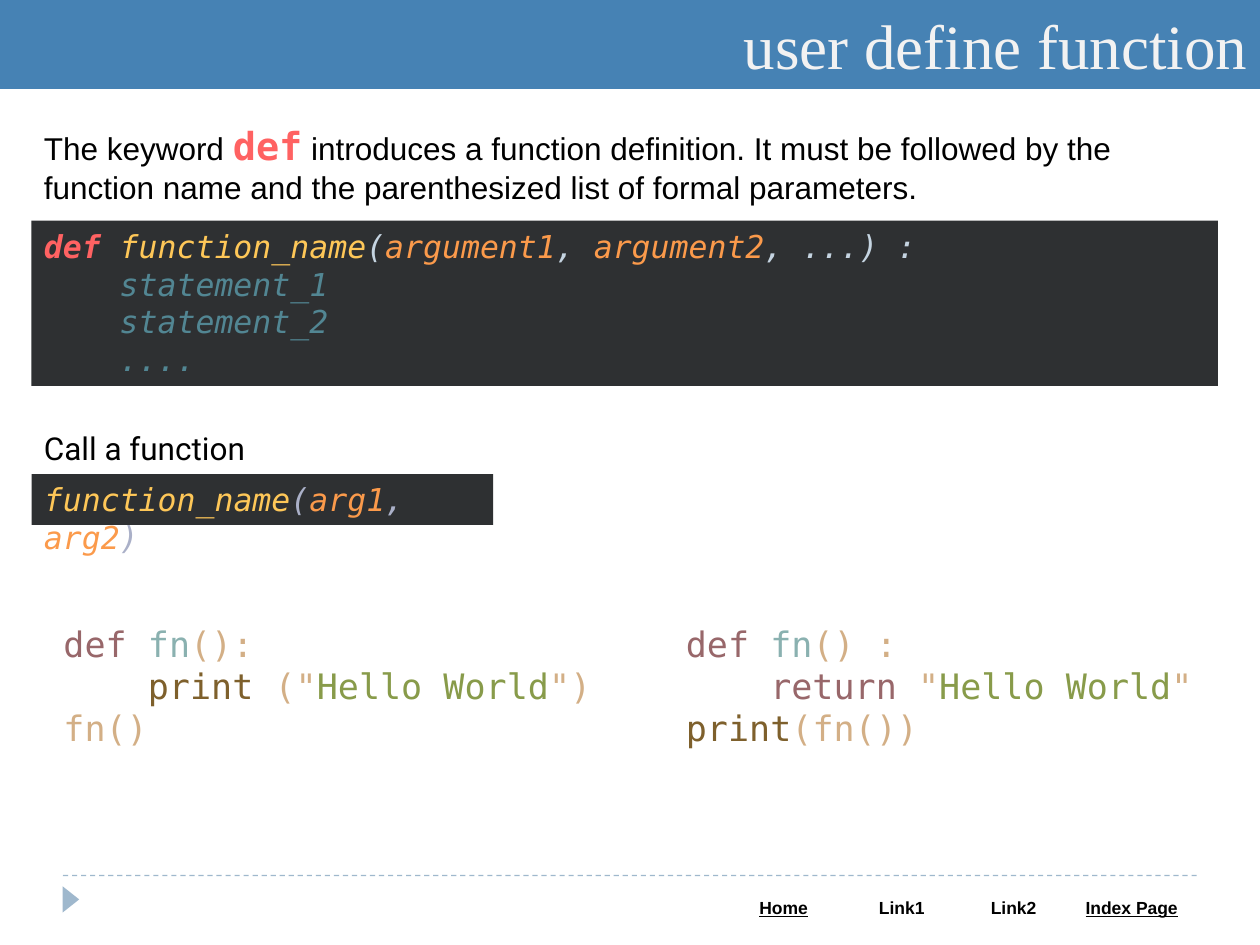
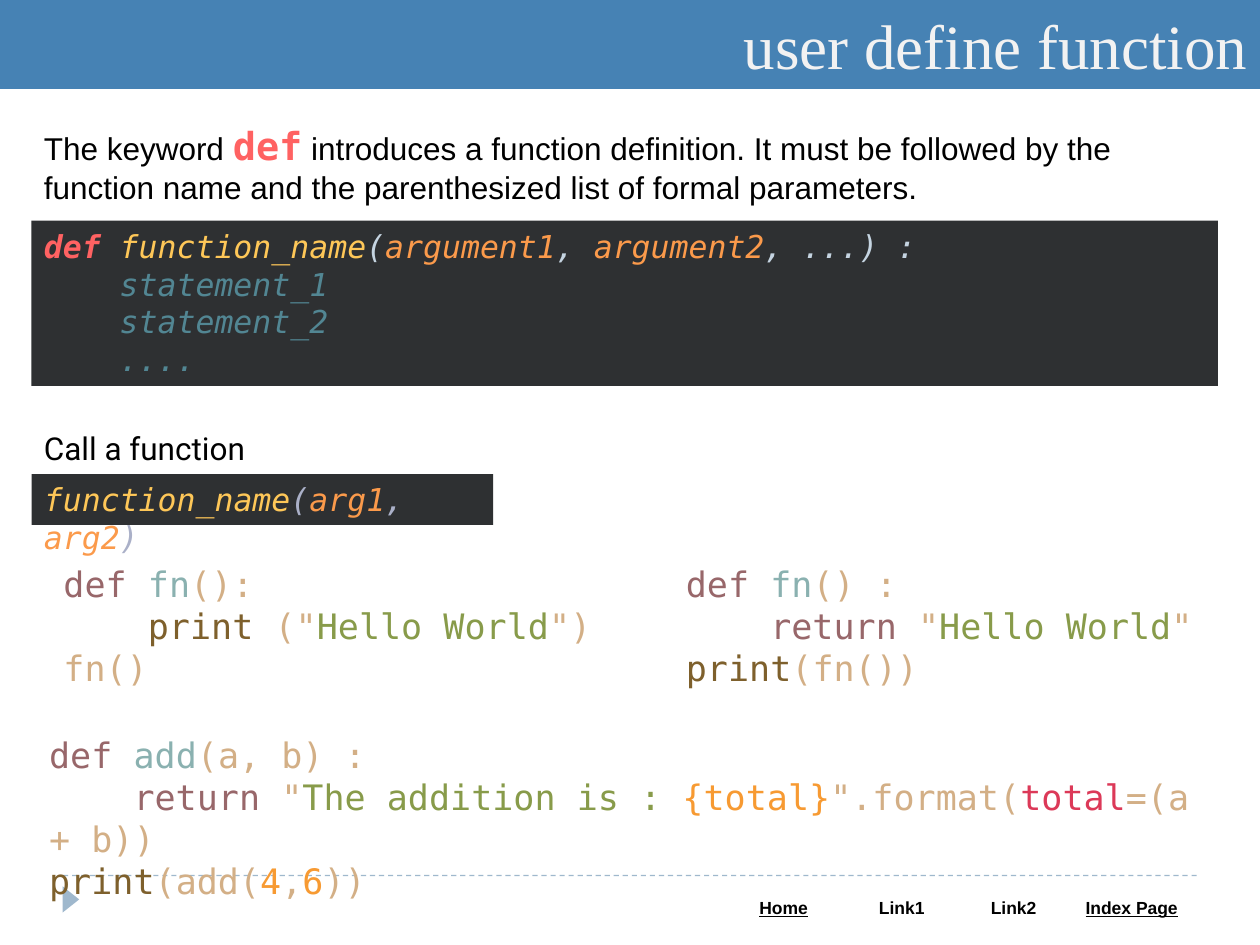
Before and after one commit to Saleel-Bagde-drive/Python-and-Web-PPTs, a slide deck: slide 50 of Python.pptx (slide 43 before the commit). Drawn at 1260x945 pixels with LibreOffice and Linux fonts; fonts in the diff are those of the drawing. Boxes give left, top, right and bottom in pixels: in the first picture for what was removed or moved away, otherwise in the second. Text is boxed around its words. In the diff, an @@ line names an element or a change of style, - is before the commit and + after.

```diff
--- a/Python.pptx
+++ b/Python.pptx
@@ text "def fn():": place and size @@
-text "def fn():" at box(63, 630, 591, 746)
+text "def fn():" at box(63, 570, 591, 686)
@@ text "def fn() :": place and size @@
-text "def fn() :" at box(686, 630, 1193, 749)
+text "def fn() :" at box(686, 570, 1193, 689)
@@ text added at box(49, 741, 1189, 902), 20 pt, text #D3AF86 @@
+def add(a, b) :
+return "The addition is : {total}".format(total=(a + b))
+print(add(4,6))
```
Also in this commit, not shown: 12 other slides changed, 9 slides added, 2 slides removed, 1 other file.
